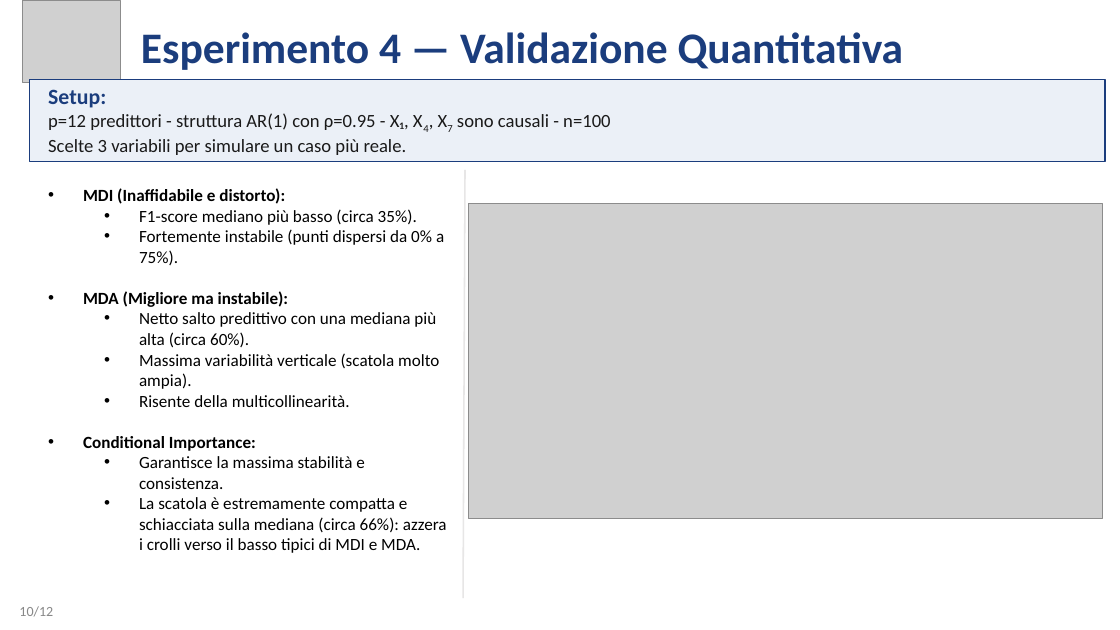
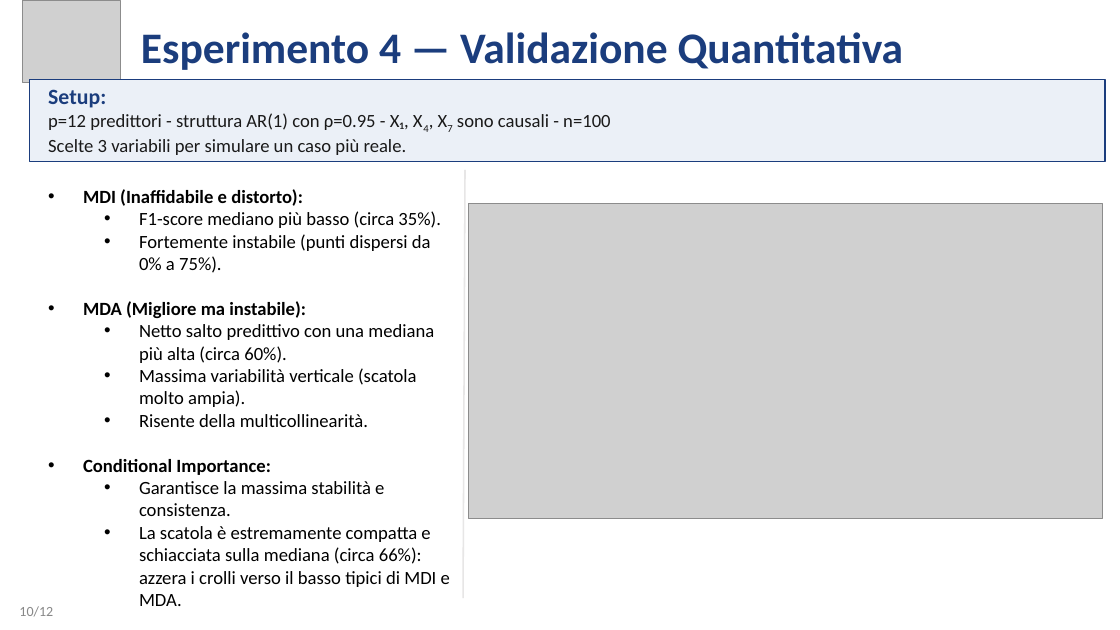
Before and after one commit to Eros-Pinzani/Statistical-Learning, a slide deck: slide 10 of ContestSL/Presentazione_Contest.pptx. Drawn at 1120x630 pixels with LibreOffice and Linux fonts; fonts in the diff are those of the drawing; grey boxes stand for pictures. Boxes give left, top, right and bottom in pixels: in the first picture for what was removed or moved away, otherwise in the second. Text is boxed around its words. In the diff, an @@ line names an element or a change of style, - is before the commit and + after.

```diff
--- a/ContestSL/Presentazione_Contest.pptx
+++ b/ContestSL/Presentazione_Contest.pptx
@@ text "MDI (Inaffidabile e distorto):" at (83, 189, 450, 606): size 11 to 12 pt @@
```
Also in this commit, not shown: 3 other slides changed.
